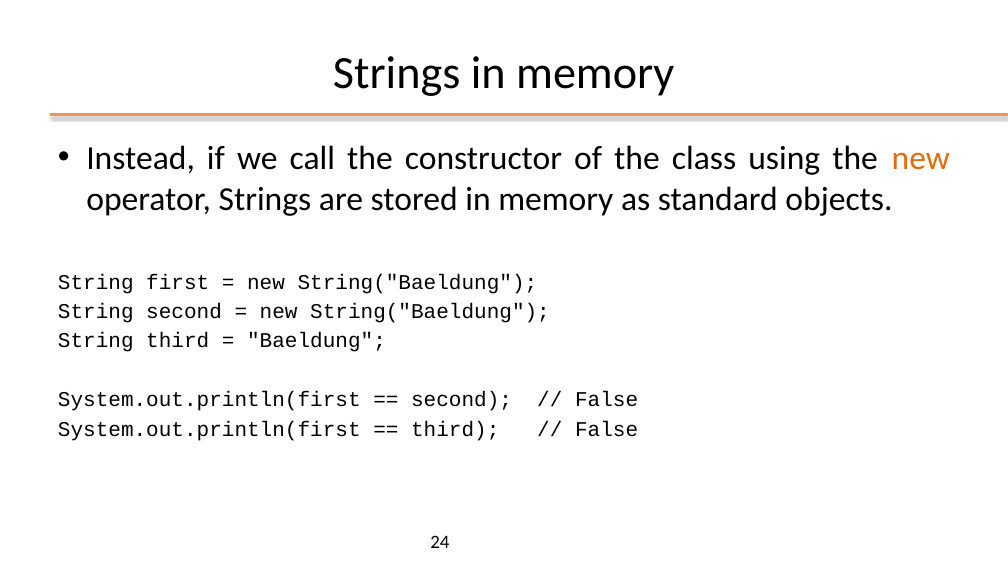
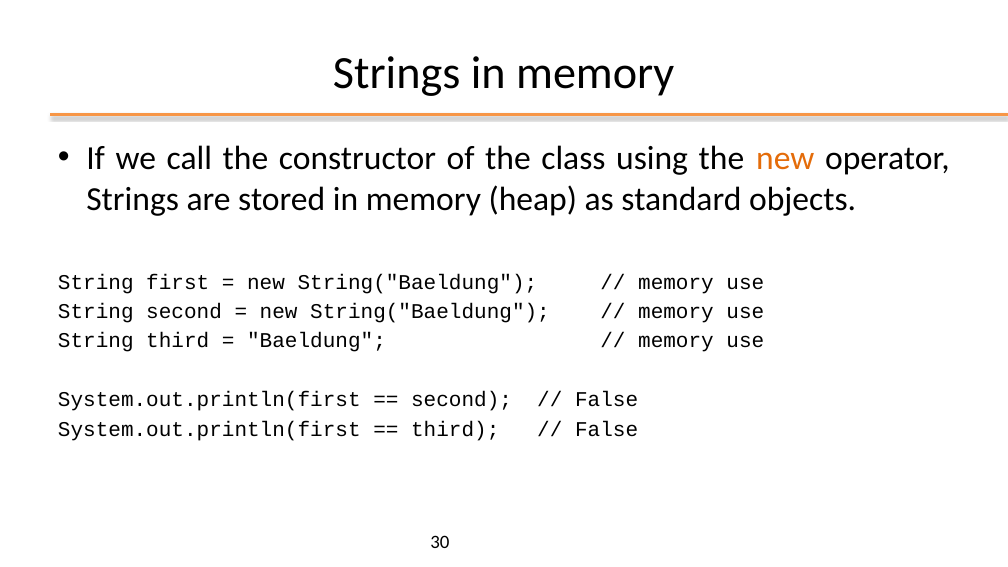
Before and after one commit to plctechnician/ooprogramming, a slide deck: slide 30 of java/slides/ppt/02 - Java Basics.pptx (slide 24 before the commit). Drawn at 1008x567 pixels with LibreOffice and Linux fonts; fonts in the diff are those of the drawing; background and template pictures are left out. Boxes give left, top, right and bottom in pixels: in the first picture for what was removed or moved away, otherwise in the second. Text is boxed around its words. In the diff, an @@ line names an element or a change of style, - is before the commit and + after.

```diff
--- a/java/slides/ppt/02 - Java Basics.pptx
+++ b/java/slides/ppt/02 - Java Basics.pptx
@@ text at [58, 145, 950, 352]: text changed; size 32 to 20 pt; font Calibri to Courier New @@
-• Instead, if we call the constructor of the class using the new operator, Strings are stored in memory as standard objects.
-String first = new String("Baeldung");
-String second = new String("Baeldung");
-String third = "Baeldung";
+• If we call the constructor of the class using the new operator, Strings are stored in memory (heap) as standard objects.
+String first = new String("Baeldung"); // memory use
+String second = new String("Baeldung"); // memory use
+String third = "Baeldung"; // memory use
@@ page number at [430, 535, 449, 548]: text changed @@
-24
+30
```
Also in this commit, not shown: 12 other slides changed, 6 slides added, 18 other files.
